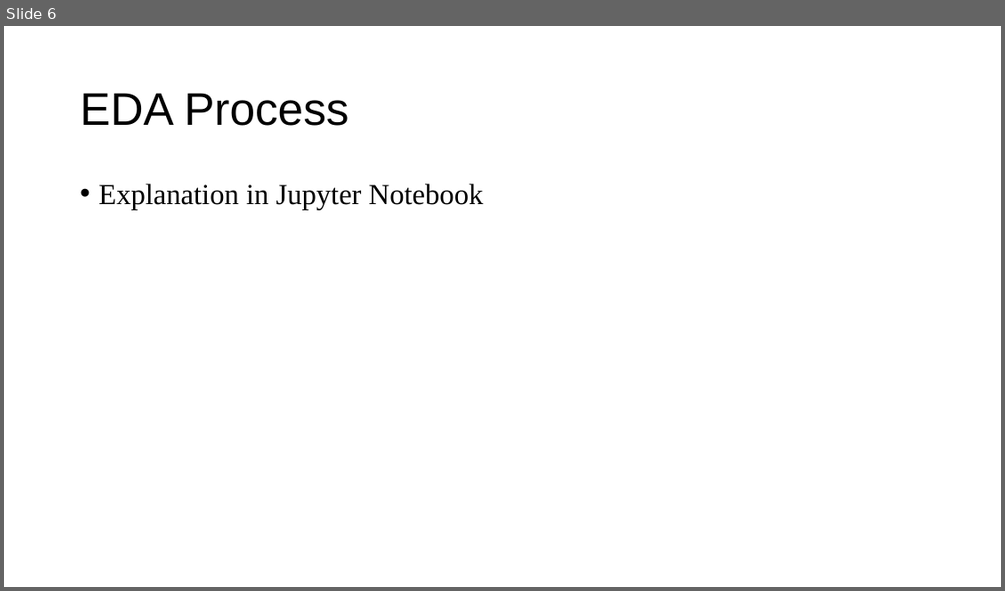
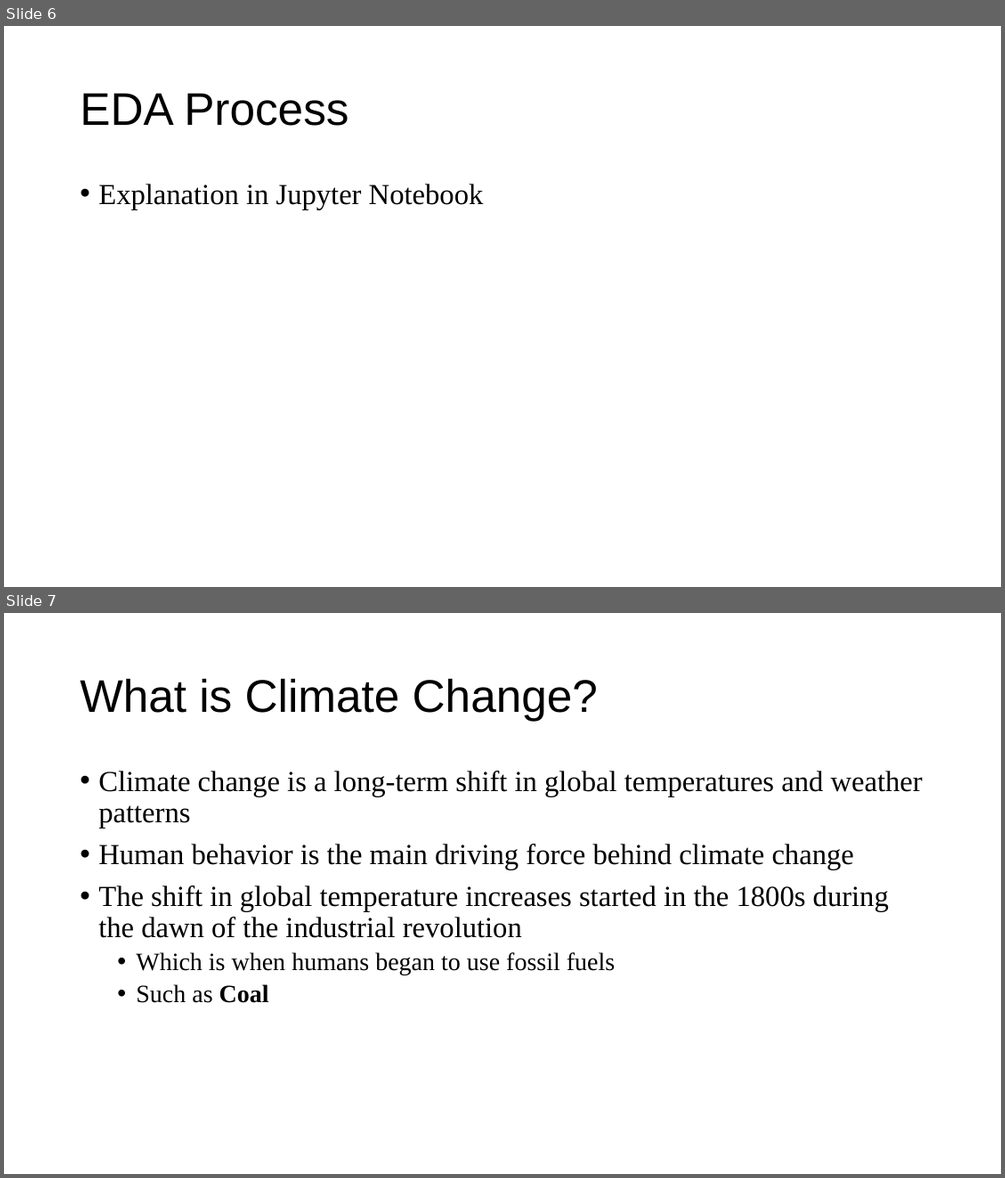
Before and after one commit to Mybiss55/DataAnalyticsProjects, a slide deck: Climate Change Presentation.pptx. Shown one above the other, each under a label of ours: slide 6 before the commit, slides 6 and 7 after it. The pictures are 1005x591 and 1005x1178 pixels, drawn with LibreOffice and Linux fonts; fonts in the diff are those of the drawing. Boxes give left, top, right and bottom in pixels: in the first picture for what was removed or moved away, otherwise in the second. Text is boxed around its words. In the diff, an @@ line names an element or a change of style, - is before the commit and + after.

```diff
--- a/Climate Change Presentation.pptx
+++ b/Climate Change Presentation.pptx
@@ slide 7 added at <box>4,613,1001,1174</box>, background #FFFFFF @@
@@ title added at <box>80,678,598,721</box>, 44 pt, text #000000 @@
+What is Climate Change?
@@ text added at <box>98,771,922,1003</box>, 28 pt, text #000000 @@
+• Climate change is a long-term shift in global temperatures and weather patterns
+• Human behavior is the main driving force behind climate change
+• The shift in global temperature increases started in the 1800s during the dawn of the industrial revolution
+  • Which is when humans began to use fossil fuels
+  • Such as Coal
```
Also in this commit, not shown: 1 slide changed, 2 other slides added, 1 other file.
